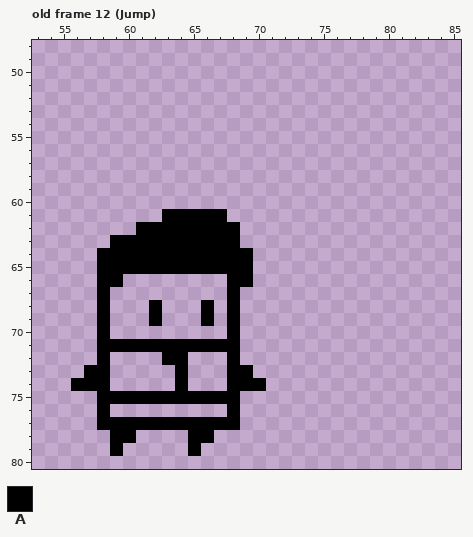
Pixel-art file, stored at Assets/New-Sprites/Char.aseprite. The picture above was drawn from the file before the commit.
128x128 pixels, 70 frames. Shown: old frame 12 (Jump): x 53..85, y 48..80. The commit also changed other frames, which this record leaves out.
Visible layers, top first: "Weapon", "Player".
Palette (. is transparent): A #000000
Pixels before, old frame 12 (Jump), first column x 56:
61 .......AAAAA...
62 .....AAAAAAAA..
63 ...AAAAAAAAAA..
64 ..AAAAAAAAAAAA.
65 ..AAAAAAAAAAAA.
66 ..AA........AA.
67 ..A.........A..
68 ..A...A...A.A..
69 ..A...A...A.A..
70 ..A.........A..
71 ..AAAAAAAAAAA..
72 ..A....AA...A..
73 .AA.....A...AA.
74 AAA.....A...AAA
75 ..AAAAAAAAAAA..
76 ..A.........A..
77 ..AAAAAAAAAAA..
78 ...AA....AA....
79 ...A.....A.....
And afterwards:
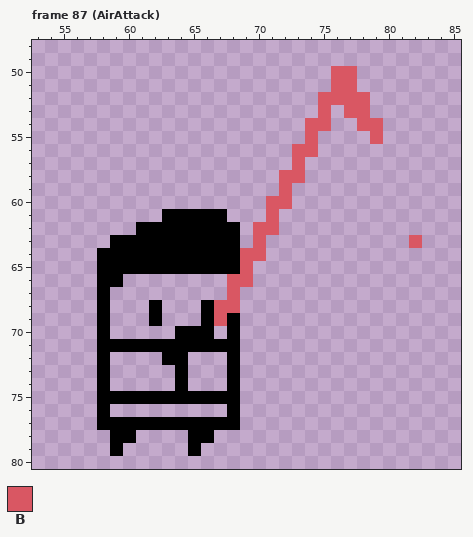
Colours new in this view: B #d95763
A new or re-ordered frame is compared with the old frame closest to it.
Change:
frames 70 -> 88
Frame 87 (AirAttack) is new; against old frame 12 (Jump), layers "Weapon", "Player":
y 50..51: x 76..77 .. -> BB
y 52: x 75..78 .... -> BBBB
y 53: x 75 . -> B; x 77..78 .. -> BB
y 54: x 74..75 .. -> BB; x 78..79 .. -> BB
y 55: x 74 . -> B; x 79 . -> B
y 56: x 73..74 .. -> BB
y 57: x 73 . -> B
y 58: x 72..73 .. -> BB
y 59: x 72 . -> B
y 60: x 71..72 .. -> BB
y 61: x 71 . -> B
y 62: x 70..71 .. -> BB
y 63: x 70 . -> B; x 82 . -> B
y 64: x 69..70 A. -> BB
y 65: x 69 A -> B
y 66: x 68..69 AA -> BB
y 67: x 68 A -> B
y 68: x 67..68 .A -> BB
y 69: x 67 . -> B
y 70: x 64..66 ... -> AAA
y 73: x 57 A -> .; x 69 A -> .
y 74: x 56..57 AA -> ..; x 69..70 AA -> ..
Where, in picture pixels (left, top, right, bottom), the same in both pictures:
changed: (175, 66, 383, 391)
added: (409, 235, 422, 248)
erased: (71, 365, 97, 391)
